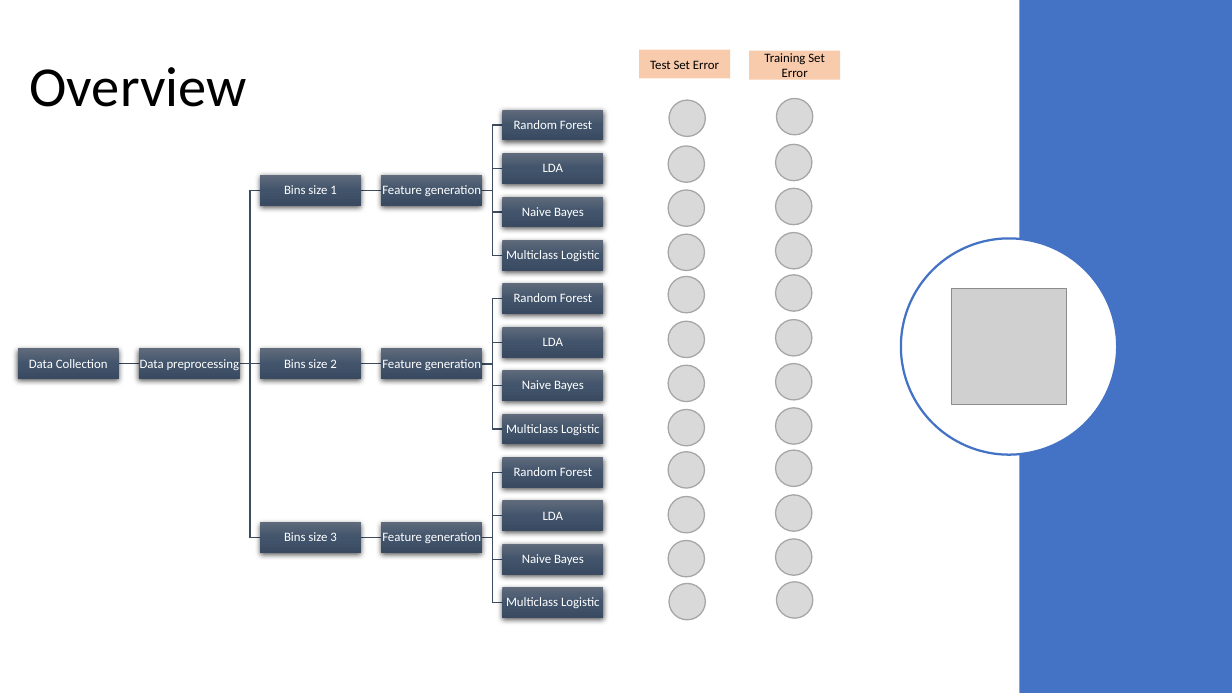
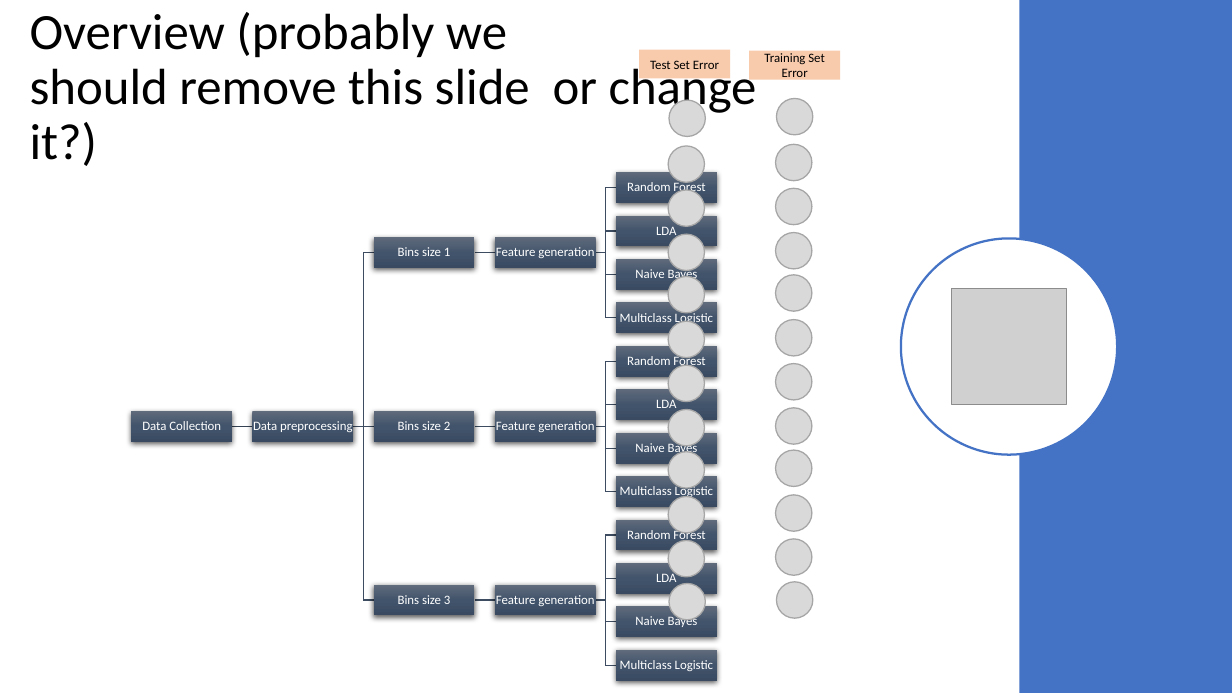
Before and after one commit to cerniello/WalkingPatternClassification_SL, a slide deck: slide 3 of Presentation Group 13.pptx. Drawn at 1232x693 pixels with LibreOffice and Linux fonts; fonts in the diff are those of the drawing; grey boxes stand for pictures. Boxes give left, top, right and bottom in pixels: in the first picture for what was removed or moved away, otherwise in the second. Text is boxed around its words. In the diff, an @@ line names an element or a change of style, - is before the commit and + after.

```diff
--- a/Presentation Group 13.pptx
+++ b/Presentation Group 13.pptx
@@ title at (30,12,757,166): text changed; size 44 to 39.6 pt @@
-Overview
+Overview (probably we should remove this slide or change it?)
@@ freeform shape removed at (361,186,382,195) @@
@@ freeform shape: place and size @@
-freeform shape at (482,190,503,255)
+freeform shape at (596,188,616,252)
@@ rectangle: place and size @@
-rectangle at (503,240,604,271)
+rectangle at (494,238,595,268)
@@ freeform shape: place and size @@
-freeform shape at (482,190,503,212)
+freeform shape at (475,249,495,258)
@@ freeform shape: place and size @@
-freeform shape at (482,299,503,363)
+freeform shape at (596,253,616,318)
@@ freeform shape added at (596,253,616,274), outline #3E4C60 1 pt @@
@@ rectangle: place and size @@
-rectangle at (260,175,360,205)
+rectangle at (616,259,717,289)
@@ freeform shape removed at (240,360,261,369) @@
@@ freeform shape: place and size @@
-freeform shape at (482,364,503,429)
+freeform shape at (596,361,616,426)
@@ 5 rectangles: place and size @@
-5 rectangles at (139,175,482,553)
+5 rectangles at (131,238,474,616)
@@ rectangle: place and size @@
-rectangle at (503,414,604,445)
+rectangle at (494,411,595,442)
@@ 3 texts: place and size @@
-3 texts at (382,185,481,543)
+3 texts at (496,247,594,606)
@@ 5 texts, 5 freeform shapes: place and size @@
-5 texts, 5 freeform shapes at (29,168,503,541)
+5 texts, 5 freeform shapes at (142,231,616,604)
@@ 12 texts, 1 freeform shape: place and size @@
-12 texts, 1 freeform shape at (118,120,599,608)
+12 texts, 1 freeform shape at (232,181,713,671)
@@ freeform shape: place and size @@
-freeform shape at (361,360,382,369)
+freeform shape at (353,422,373,432)
@@ freeform shape: place and size @@
-freeform shape at (482,364,503,385)
+freeform shape at (475,422,495,432)
@@ freeform shape: place and size @@
-freeform shape at (482,472,503,537)
+freeform shape at (596,427,616,492)
@@ freeform shape added at (596,427,616,448), outline #3E4C60 1 pt @@
@@ rectangle: place and size @@
-rectangle at (18,348,118,379)
+rectangle at (616,433,717,463)
@@ freeform shape removed at (361,533,382,543) @@
@@ freeform shape: place and size @@
-freeform shape at (482,538,503,603)
+freeform shape at (596,535,616,600)
@@ 8 rectangles: place and size @@
-8 rectangles at (503,153,604,575)
+8 rectangles at (616,172,717,593)
@@ freeform shape: place and size @@
-freeform shape at (482,538,503,559)
+freeform shape at (475,595,495,604)
@@ rectangle: place and size @@
-rectangle at (503,588,604,618)
+rectangle at (494,585,595,616)
@@ freeform shape: place and size @@
-freeform shape at (482,125,503,189)
+freeform shape at (596,600,616,665)
@@ freeform shape added at (596,600,616,621), outline #3E4C60 1 pt @@
@@ rectangle: place and size @@
-rectangle at (503,110,604,140)
+rectangle at (616,606,717,637)
@@ rectangle: place and size @@
-rectangle at (260,522,360,553)
+rectangle at (616,650,717,680)
```
Also in this commit, not shown: 4 other slides changed, 6 slides added, 3 slides removed.
